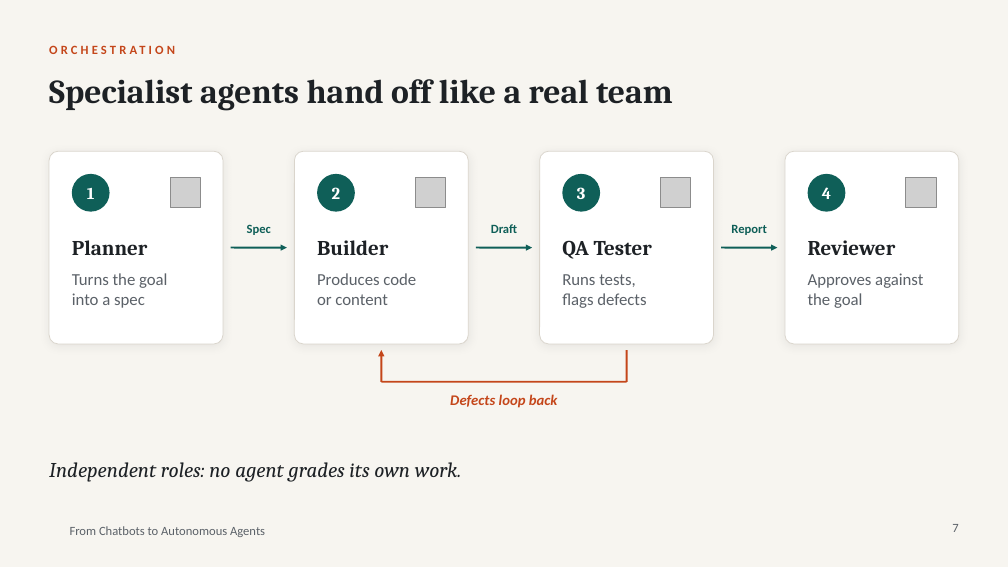
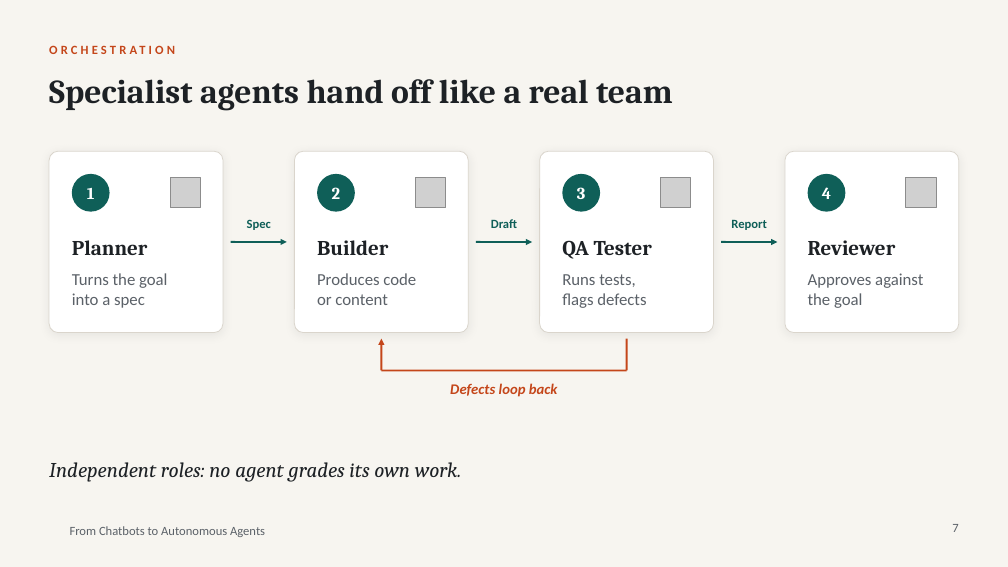
Before and after one commit to mikenickles/template-test, a slide deck: slide 7 of presentation/ai-agents-v1.pptx. Drawn at 1008x567 pixels with LibreOffice and Linux fonts; fonts in the diff are those of the drawing; grey boxes stand for pictures; background and template pictures are left out. Boxes give left, top, right and bottom in pixels: in the first picture for what was removed or moved away, otherwise in the second. Text is boxed around its words. In the diff, an @@ line names an element or a change of style, - is before the commit and + after.

```diff
--- a/presentation/ai-agents-v1.pptx
+++ b/presentation/ai-agents-v1.pptx
@@ rounded rectangle: place and size @@
-rounded rectangle at (49, 151, 223, 344)
+rounded rectangle at (49, 151, 223, 333)
@@ rounded rectangle: place and size @@
-rounded rectangle at (294, 151, 468, 344)
+rounded rectangle at (294, 151, 468, 333)
@@ rounded rectangle: place and size @@
-rounded rectangle at (540, 151, 714, 344)
+rounded rectangle at (540, 151, 714, 333)
@@ rounded rectangle: place and size @@
-rounded rectangle at (785, 151, 959, 344)
+rounded rectangle at (785, 151, 959, 333)
@@ 3 texts, 3 arrows: place and size @@
-3 texts, 3 arrows at (231, 224, 777, 247)
+3 texts, 3 arrows at (231, 219, 777, 242)
@@ 2 lines, 1 text, 1 arrow: place and size @@
-2 lines, 1 text, 1 arrow at (381, 350, 627, 408)
+2 lines, 1 text, 1 arrow at (381, 339, 627, 397)
```
Also in this commit, not shown: 6 other slides changed, 1 other file.
